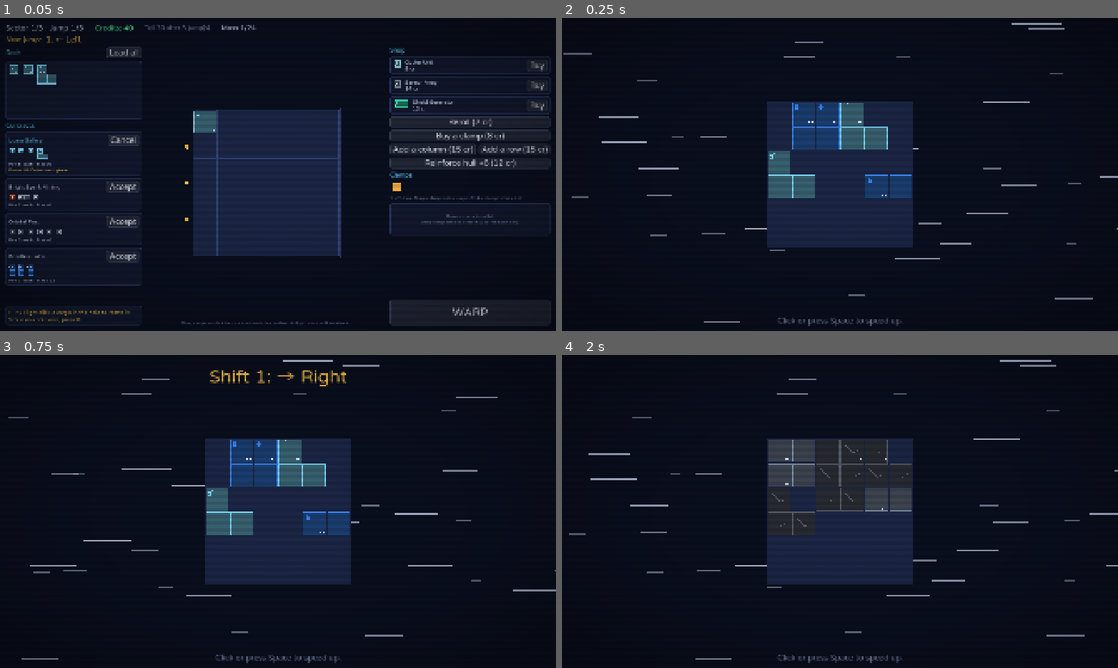
Above: before the commit, frames 1-4 (two rows, left to right).
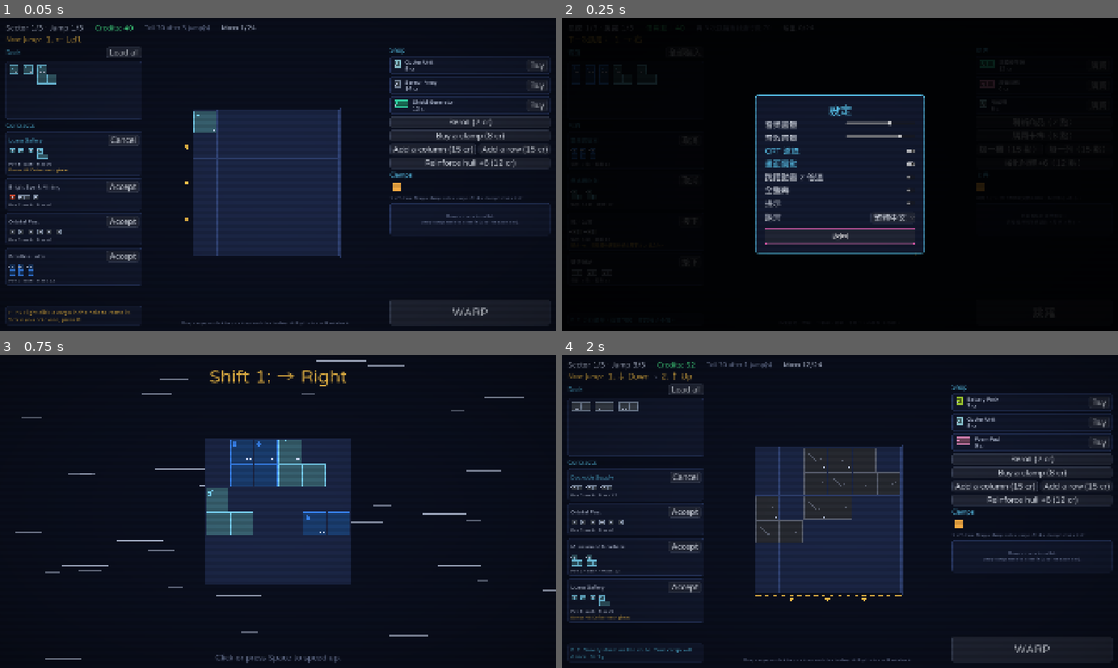
Above: after the commit, the same moments.

Repository: islu/Payload-Protocol
Game: Godot game, scene res://tests/ui_check.tscn
Two runs of this game, one before a commit and one after it. Both use one fixed random seed, a clock stepped at 60 frames per second and the inputs below. This scene is started directly instead of the project's main scene.
Inputs (mouse positions are in pixels of both pictures, inside the frame that each line leads up to):
- Up to frame 1 (0.05 s): no input
- Up to frame 2 (0.25 s): no input
- Up to frame 3 (0.75 s): tap Space at 0.5 s; drag from (278, 511) to (333, 442) at 0.52 s
- Up to frame 4 (2 s): tap Space at 1.25 s; drag from (728, 527) to (812, 574) at 1.27 s

Frame 1 is identical in both runs. In frame 2, 14% of the frame differs, in the area x 0-100%, y 1-99%; in frame 3, 1.1%; in frame 4, 14%.

Commit message:
feat: Enhance language support across UI components; ensure immediate updates on language change

Diff:
--- a/project/scenes/main/how_to_play.gd
+++ b/project/scenes/main/how_to_play.gd
@@ -47,6 +47,10 @@
 func _ready() -> void:
 	process_mode = Node.PROCESS_MODE_ALWAYS
 	box.custom_minimum_size.x = 820
+	super()
+
+
+func _build() -> void:
 	heading(TITLE_TEXT)
 	_picture = TutorialPicture.new()
 	_picture.size_flags_horizontal = Control.SIZE_SHRINK_CENTER
@@ -74,7 +78,8 @@
 	_next.size_flags_horizontal = Control.SIZE_EXPAND_FILL
 	_next.pressed.connect(_on_next)
 	row.add_child(_next)
-	_show(0)
+	# A new language keeps the page (SPEC Section 23.1).
+	_show(_page)
 	_next.grab_focus()
 
 
--- a/project/scenes/main/main.gd
+++ b/project/scenes/main/main.gd
@@ -13,10 +13,13 @@
 var _screen_kind := ""
 var _overlays: CanvasLayer
 var _crt: ColorRect
+## The language of the text on the screen.
+var _locale := ""
 
 
 func _ready() -> void:
 	process_mode = Node.PROCESS_MODE_ALWAYS
+	_locale = TranslationServer.get_locale()
 	_overlays = CanvasLayer.new()
 	_overlays.layer = 10
 	add_child(_overlays)
@@ -53,6 +56,25 @@
 	_screen.process_mode = Node.PROCESS_MODE_PAUSABLE
 	add_child(_screen)
 	move_child(_screen, 0)
+
+
+func _notification(what: int) -> void:
+	if what != NOTIFICATION_TRANSLATION_CHANGED or _locale == "":
+		return
+	if TranslationServer.get_locale() == _locale:
+		return
+	_locale = TranslationServer.get_locale()
+	_retranslate.call_deferred()
+
+
+## Shows the screen in the new language (SPEC Section 23.1). The warp plays on:
+## it changes its text in place, because a new warp screen plays the warp again.
+func _retranslate() -> void:
+	if _screen is WarpScreen:
+		_screen.retranslate()
+		return
+	_screen_kind = ""
+	_update()
 
 
 ## Adds the CRT filter above all screens and overlays (SPEC Section 4.2).
--- a/project/scenes/main/overlay.gd
+++ b/project/scenes/main/overlay.gd
@@ -6,6 +6,8 @@
 signal closed
 
 var box: VBoxContainer
+## The language of the text in the box.
+var _locale := ""
 
 
 func _init() -> void:
@@ -31,6 +33,35 @@
 	box.add_theme_constant_override("separation", 16)
 	box.custom_minimum_size.x = 520
 	panel.add_child(box)
+
+
+func _ready() -> void:
+	_locale = TranslationServer.get_locale()
+	_build()
+
+
+## Adds the content to the box. Each overlay overrides it. It runs again when
+## the language changes (SPEC Section 23.1).
+func _build() -> void:
+	pass
+
+
+func _notification(what: int) -> void:
+	# The notification also comes when the node enters the tree, and when a
+	# setting that is not the language changes. Build again only for a new language.
+	if what != NOTIFICATION_TRANSLATION_CHANGED or _locale == "":
+		return
+	if TranslationServer.get_locale() == _locale:
+		return
+	_locale = TranslationServer.get_locale()
+	_rebuild.call_deferred()
+
+
+func _rebuild() -> void:
+	for child in box.get_children():
+		box.remove_child(child)
+		child.queue_free()
+	_build()
 
 
 func close() -> void:
--- a/project/scenes/main/pause_menu.gd
+++ b/project/scenes/main/pause_menu.gd
@@ -16,15 +16,19 @@
 	process_mode = Node.PROCESS_MODE_ALWAYS
 	get_tree().paused = true
 	closed.connect(func() -> void: get_tree().paused = false)
+	_confirm = ConfirmationDialog.new()
+	_confirm.confirmed.connect(_abandon)
+	add_child(_confirm)
+	super()
+
+
+func _build() -> void:
 	heading(PAUSED_TEXT)
 	button(RESUME_TEXT, close).grab_focus()
 	button(HOW_TO_PLAY_TEXT, func() -> void: add_child(HowToPlay.new()))
 	button(SETTINGS_TEXT, func() -> void: add_child(SettingsPanel.new()))
 	button(ABANDON_TEXT, func() -> void: _confirm.popup_centered())
-	_confirm = ConfirmationDialog.new()
 	_confirm.dialog_text = tr(ABANDON_CONFIRM_TEXT)
-	_confirm.confirmed.connect(_abandon)
-	add_child(_confirm)
 
 
 func _abandon() -> void:
--- a/project/scenes/main/settings_panel.gd
+++ b/project/scenes/main/settings_panel.gd
@@ -17,6 +17,10 @@
 
 func _ready() -> void:
 	process_mode = Node.PROCESS_MODE_ALWAYS
+	super()
+
+
+func _build() -> void:
 	heading(SETTINGS_TEXT)
 	_slider(MUSIC_TEXT, "music_volume")
 	_slider(SOUND_TEXT, "sound_volume")
--- a/project/scenes/warp/warp_screen.gd
+++ b/project/scenes/warp/warp_screen.gd
@@ -44,6 +44,7 @@
 var _fx: FxLayer
 var _banner: Label
 var _skip_label: Label
+var _report_head: Label
 var _report: PanelContainer
 var _report_text: RichTextLabel
 var _continue: Button
@@ -105,11 +106,11 @@
 	var box := VBoxContainer.new()
 	box.add_theme_constant_override("separation", 16)
 	_report.add_child(box)
-	var head := Label.new()
-	head.text = tr(ARRIVAL_TEXT)
-	head.add_theme_font_size_override("font_size", 44)
-	head.add_theme_color_override("font_color", Palette.ACCENT)
-	box.add_child(head)
+	_report_head = Label.new()
+	_report_head.text = tr(ARRIVAL_TEXT)
+	_report_head.add_theme_font_size_override("font_size", 44)
+	_report_head.add_theme_color_override("font_color", Palette.ACCENT)
+	box.add_child(_report_head)
 	_report_text = RichTextLabel.new()
 	_report_text.bbcode_enabled = true
 	_report_text.size_flags_vertical = Control.SIZE_EXPAND_FILL
@@ -122,6 +123,16 @@
 	_continue.add_theme_font_size_override("font_size", 28)
 	_continue.pressed.connect(func() -> void: GameState.continue_run())
 	box.add_child(_continue)
+
+
+## Shows the text in the new language (SPEC Section 23.1). The banner of the step
+## changes at the next step.
+func retranslate() -> void:
+	_skip_label.text = tr(SKIP_TEXT)
+	_report_head.text = tr(ARRIVAL_TEXT)
+	_continue.text = tr(CONTINUE_TEXT)
+	if finished:
+		_report_text.text = _report_lines(_view["run"])
 
 
 func _unhandled_input(event: InputEvent) -> void:
--- a/project/tests/ui_check.gd
+++ b/project/tests/ui_check.gd
@@ -7,6 +7,7 @@
 const MAIN_SCENE := preload("res://scenes/main/main.tscn")
 
 var _failures := 0
+var _language_checked := false
 
 
 func _ready() -> void:
@@ -173,6 +174,54 @@
 	_check(not get_tree().paused, "Resume ends the pause (SPEC Section 20.7)")
 
 
+## Changes the language in the settings of the pause menu, and checks that the
+## open menus and the station change at once (SPEC Section 23.1).
+func _check_language(station: StationScreen) -> void:
+	var main: Control = station.get_parent()
+	var start := TranslationServer.get_locale()
+	var other: String = Settings.LOCALES[1 - Settings.LOCALES.find(start)]
+	var pause: Overlay = main.open_overlay(PauseMenu.new())
+	var panel := SettingsPanel.new()
+	pause.add_child(panel)
+	await get_tree().process_frame
+	var options: OptionButton = panel.find_children("*", "OptionButton", true, false)[0]
+	var slider: HSlider = panel.find_children("*", "HSlider", true, false)[0]
+	var heading: Label = panel.box.get_child(0)
+	slider.value = slider.value - 5
+	await get_tree().process_frame
+	_check(
+		is_instance_valid(heading) and heading.is_inside_tree(),
+		"a volume change does not build the settings again (SPEC Section 23.1)"
+	)
+	options.item_selected.emit(Settings.LOCALES.find(other))
+	await get_tree().process_frame
+	await get_tree().process_frame
+	# The locale is the new language now, so tr() gives the text that must show.
+	var want := func(text: String) -> String: return tr(text)
+	var texts := func(node: Node) -> PackedStringArray:
+		var out := PackedStringArray()
+		for n in node.find_children("*", "", true, false):
+			if n is Label or n is Button:
+				out.append(n.text)
+		return out
+	_check(
+		texts.call(panel).has(want.call(SettingsPanel.SETTINGS_TEXT)),
+		"the open settings show the new language (SPEC Section 23.1)"
+	)
+	_check(
+		texts.call(pause).has(want.call(PauseMenu.RESUME_TEXT)),
+		"the pause menu shows the new language (SPEC Section 23.1)"
+	)
+	_check(
+		texts.call(main.screen()).has(want.call(StationScreen.WARP_TEXT)),
+		"the station shows the new language (SPEC Section 23.1)"
+	)
+	Settings.set_value("locale", start)
+	pause.close()
+	await get_tree().process_frame
+	await get_tree().process_frame
+
+
 ## Places a cargo from the dock by clicks, and checks that the next dock cargo is
 ## picked up at once (SPEC Section 8.2).
 func _check_chain(station: StationScreen) -> void:
@@ -253,6 +302,12 @@
 			state.accept_contract(k["index"])
 			mass += add
 	await get_tree().process_frame
+	if not _language_checked:
+		_language_checked = true
+		var main: Control = station.get_parent()
+		await _check_language(station)
+		# A new language builds the station again (SPEC Section 23.1).
+		station = main.screen()
 	_check_chain(station)
 	await get_tree().process_frame
 	run = state.view()["run"]
Not shown, changed: docs/spec/ui.md
